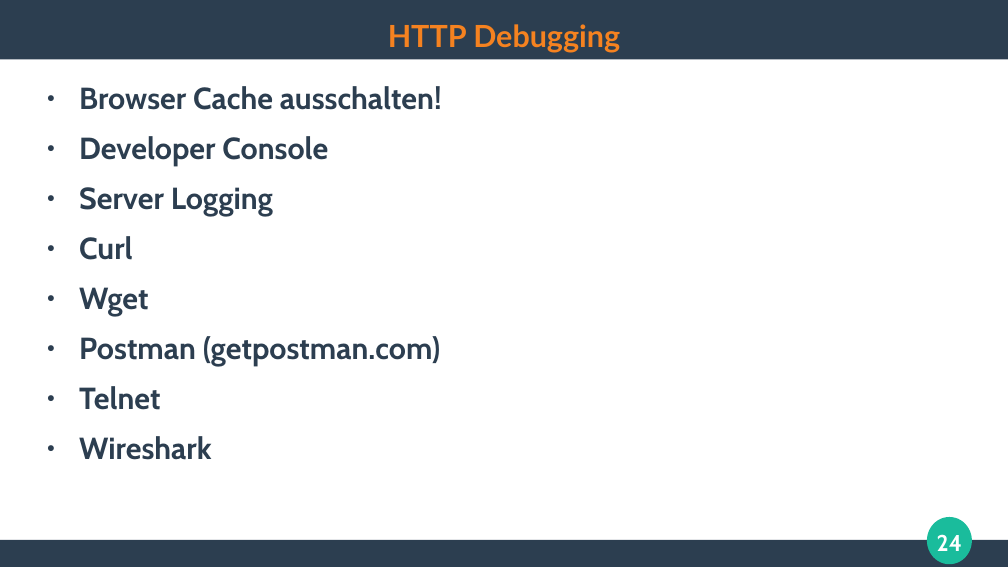
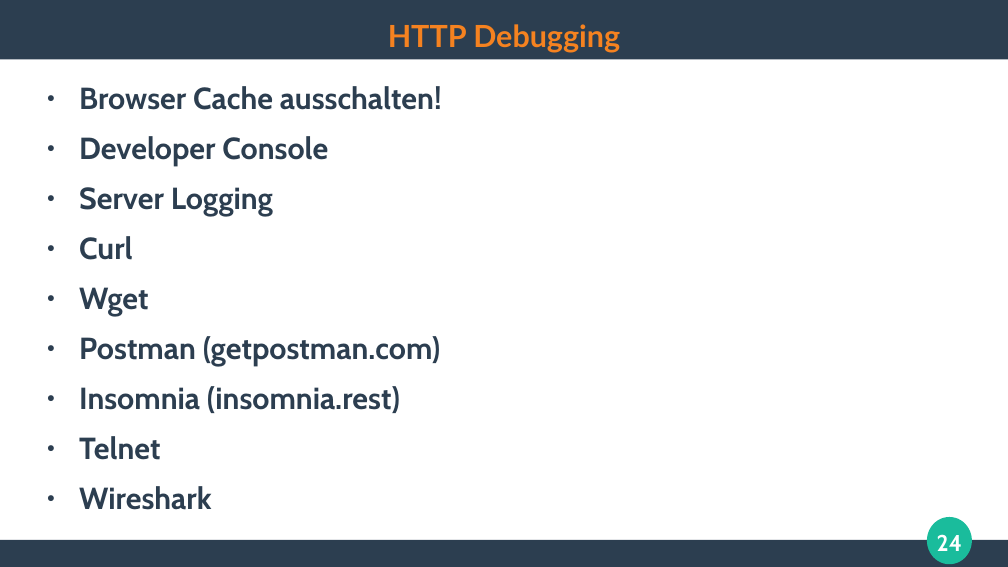
Before and after one commit to ghandmann/HS-AlbSig-WebAnwendungen2, a slide deck: slide 24 of Kapitel/02_HTTP.odp. Drawn at 1008x567 pixels with LibreOffice and Linux fonts; fonts in the diff are those of the drawing. Boxes give left, top, right and bottom in pixels: in the first picture for what was removed or moved away, otherwise in the second. Text is boxed around its words. In the diff, an @@ line names an element or a change of style, - is before the commit and + after.

```diff
--- a/Kapitel/02_HTTP.odp
+++ b/Kapitel/02_HTTP.odp
@@ text at (x1=79, y1=386, x2=400, y2=413): paragraph added @@
+● Insomnia (insomnia.rest)
```
Also in this commit, not shown: 1 other slide changed.
